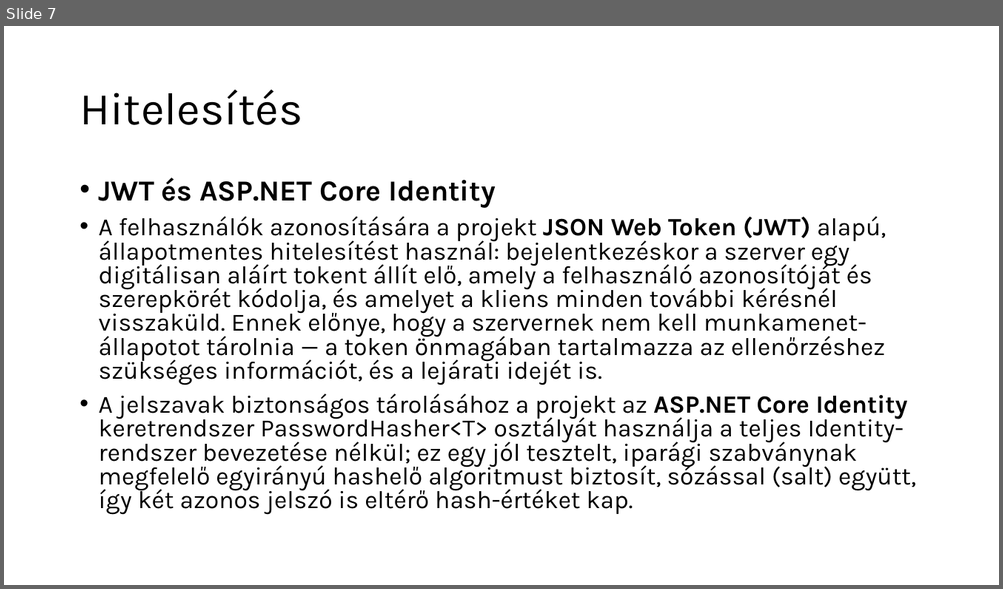
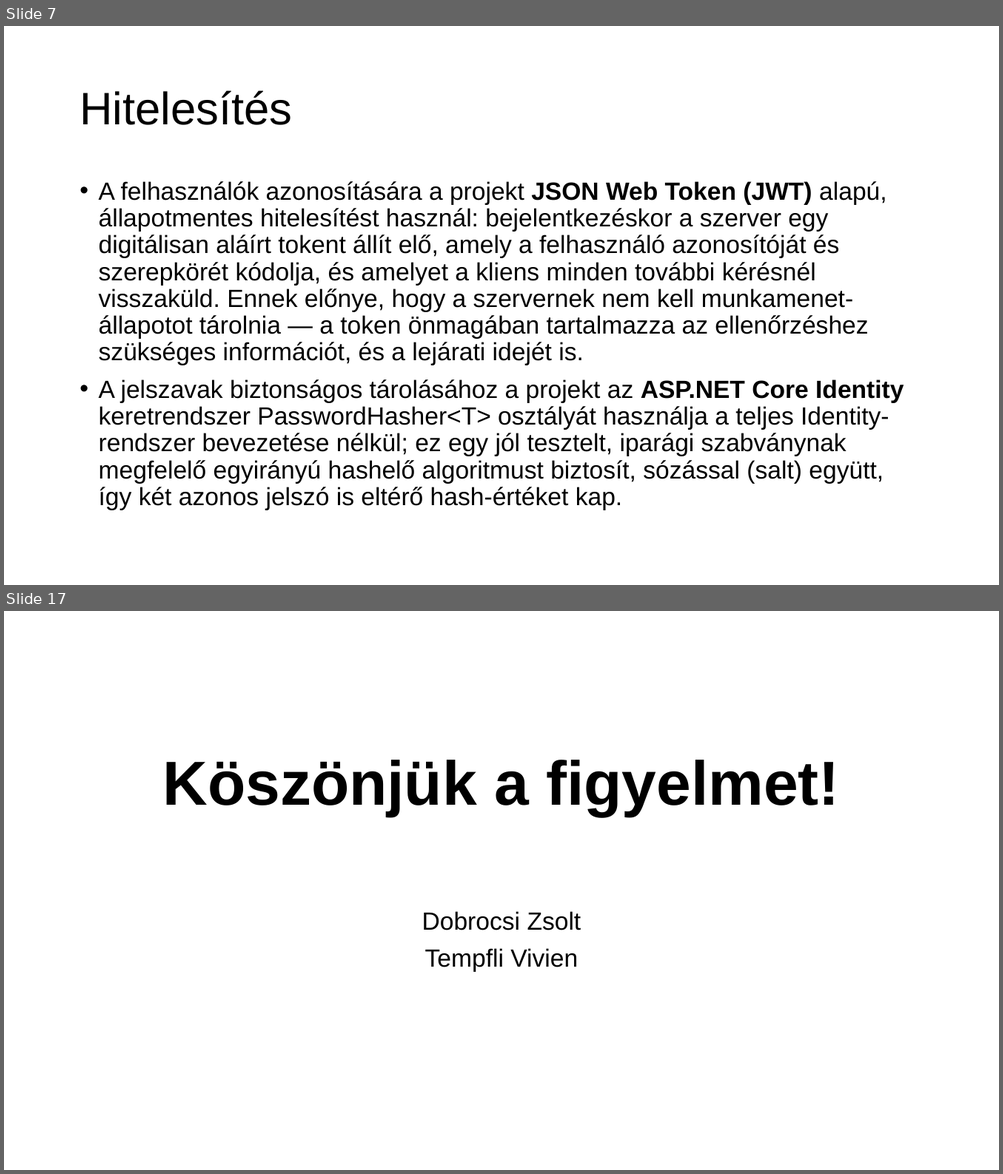
Before and after one commit to Vividia47/raktar, a slide deck: Documentation/exam.pptx. Shown one above the other, each under a label of ours: slide 7 before the commit, slides 7 and 17 after it; the slides between them are not shown. The pictures are 1003x589 and 1003x1174 pixels, drawn with LibreOffice and Linux fonts; fonts in the diff are those of the drawing; background and template pictures are left out. Boxes give left, top, right and bottom in pixels: in the first picture for what was removed or moved away, otherwise in the second. Text is boxed around its words. In the diff, an @@ line names an element or a change of style, - is before the commit and + after.

```diff
--- a/Documentation/exam.pptx
+++ b/Documentation/exam.pptx
@@ slide 17 added at (4,611,999,1170), background picture (left out) @@
@@ title added at (163,760,839,817), 60 pt, text #000000, bold @@
+Köszönjük a figyelmet!
@@ subtitle added at (422,911,581,972), 24 pt, text #000000 @@
+Dobrocsi Zsolt
+Tempfli Vivien
@@ slide 7 changed as well @@
@@ title "Hitelesítés" at (79,90,292,125): font Karla to Arial @@
@@ text "A felhasználók azonosítására a projekt ..." at (99,181,903,511): font Karla to Arial; line spacing 0.8 to 0.9 @@
@@ text at (99,178,495,208): paragraph removed @@
-• JWT és ASP.NET Core Identity
```
Also in this commit, not shown: 6 other slides changed, 9 other slides added.
